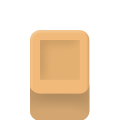
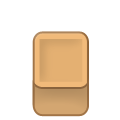
Before/after of a w=120, h=120 layered artwork. What changed in the layer stack:
painted on "Фигура 2" over (39, 39, 83, 82)
painted on "Фигура 1 (копия)" over (30, 77, 90, 120)
painted on "Фигура 1" over (30, 30, 90, 120)
